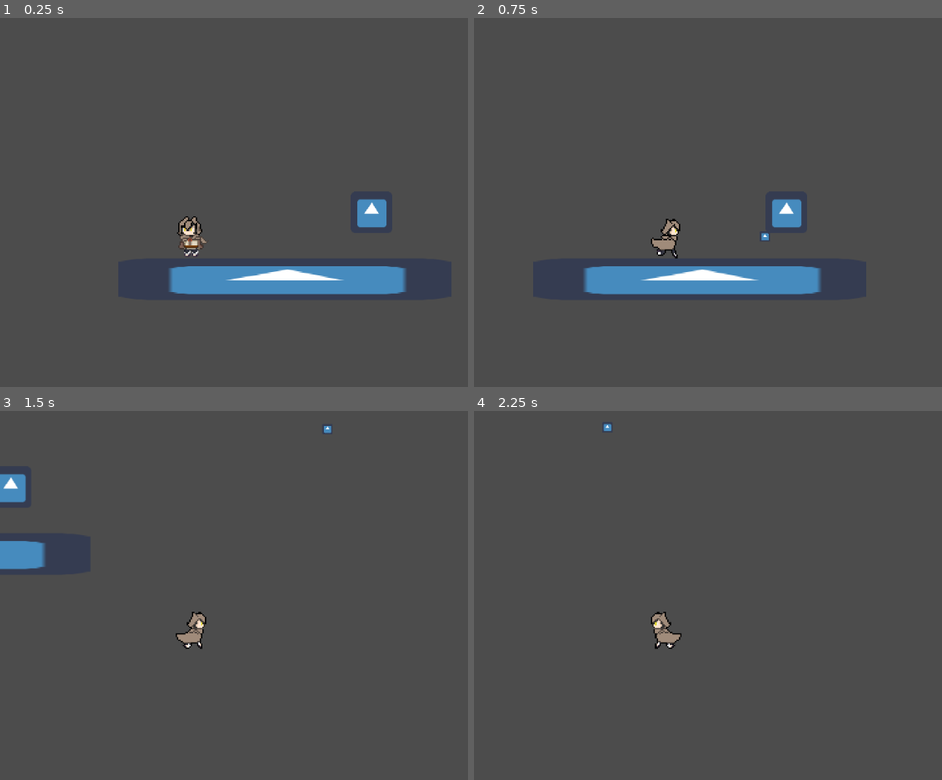
Above: before the commit, frames 1-4 (two rows, left to right).
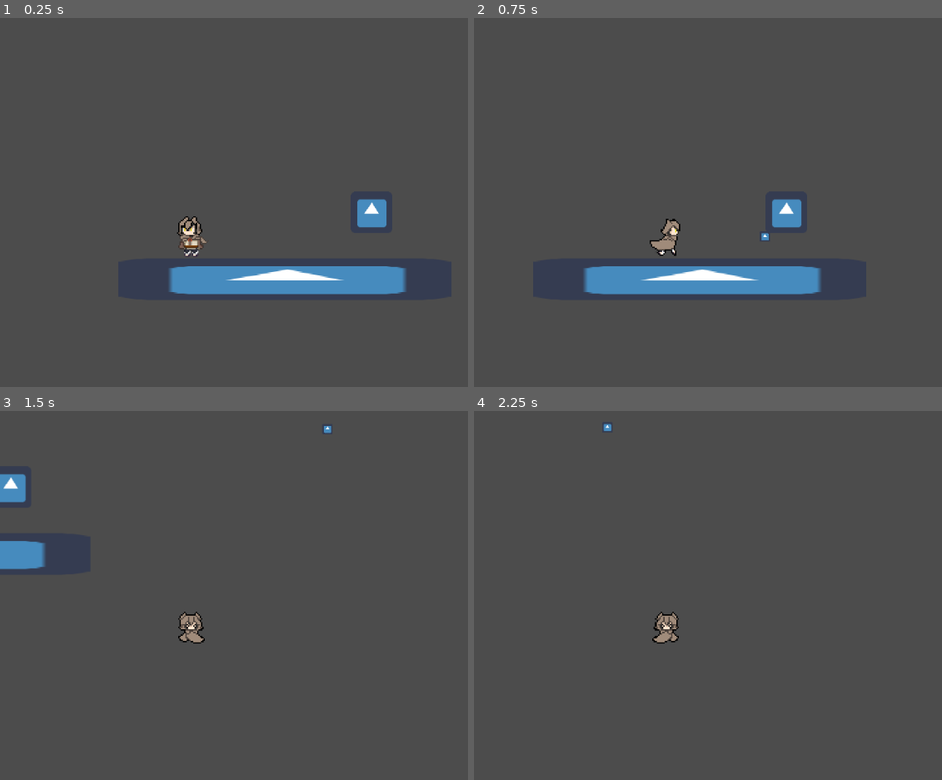
Above: after the commit, the same moments.

Repository: ValorZard/Climb-of-Destiny
Game: Godot game, scene res://Main.tscn
Same seed, same stepped clock (60 frames per second), same inputs: the game is played once before the commit and once after it. The engine's default icon, where the game draws it, is replaced by a stand-in: a white triangle on a blue panel in a dark square.
Inputs (mouse positions are in pixels of both pictures, inside the frame that each line leads up to):
- Up to frame 1 (0.25 s): no input
- Up to frame 2 (0.75 s): move the mouse to (outside the picture) at 0.52 s; press the mouse at (outside the picture) at 0.53 s; hold D (walk_right) from 0.53 s (still down)
- Up to frame 3 (1.5 s): keep holding D (walk_right); tap Space (jump) at 0.77 s; move the mouse to (201, 625) at 1.27 s; release the mouse at (201, 625) at 1.28 s; click (201, 625) at 1.35 s
- Up to frame 4 (2.25 s): tap Space (jump) at 1.52 s; move the mouse to (871, 521) at 2.02 s; release D (walk_right) at 2.03 s; press the mouse at (871, 521) at 2.03 s; hold A (walk_left) from 2.03 s (still down)

Frame 1 is identical in both runs. In frame 2, 0.1% of the frame differs, in the area x 37-44%, y 54-66%; in frame 3, 0.3%; in frame 4, 0.4%, in the area x 37-45%, y 54-65%.

Commit message:
editor updates

Diff:
--- a/Player/Player.tscn
+++ b/Player/Player.tscn
@@ -49,7 +49,6 @@
 scale = Vector2( 2.046, 2.046 )
 frames = SubResource( 2 )
 animation = "Idle"
-playing = true
 
 [node name="CollisionShape2D" type="CollisionShape2D" parent="."]
 shape = SubResource( 1 )
--- a/project.godot
+++ b/project.godot
@@ -24,16 +24,28 @@
 "language": "GDScript",
 "path": "res://Enemies/Enemy.gd"
 }, {
+"base": "Enemy",
+"class": "PatrollingEnemy",
+"language": "GDScript",
+"path": "res://Enemies/PatrollingEnemy/PatrollingEnemy.gd"
+}, {
 "base": "KinematicBody2D",
 "class": "Player",
 "language": "GDScript",
 "path": "res://Player/Player.gd"
+}, {
+"base": "Enemy",
+"class": "StationaryEnemy",
+"language": "GDScript",
+"path": "res://Enemies/StationaryEnemy/StationaryEnemy.gd"
 } ]
 _global_script_class_icons={
 "Bullet": "",
 "BulletSpawner": "",
 "Enemy": "",
-"Player": ""
+"PatrollingEnemy": "",
+"Player": "",
+"StationaryEnemy": ""
 }
 
 [application]
